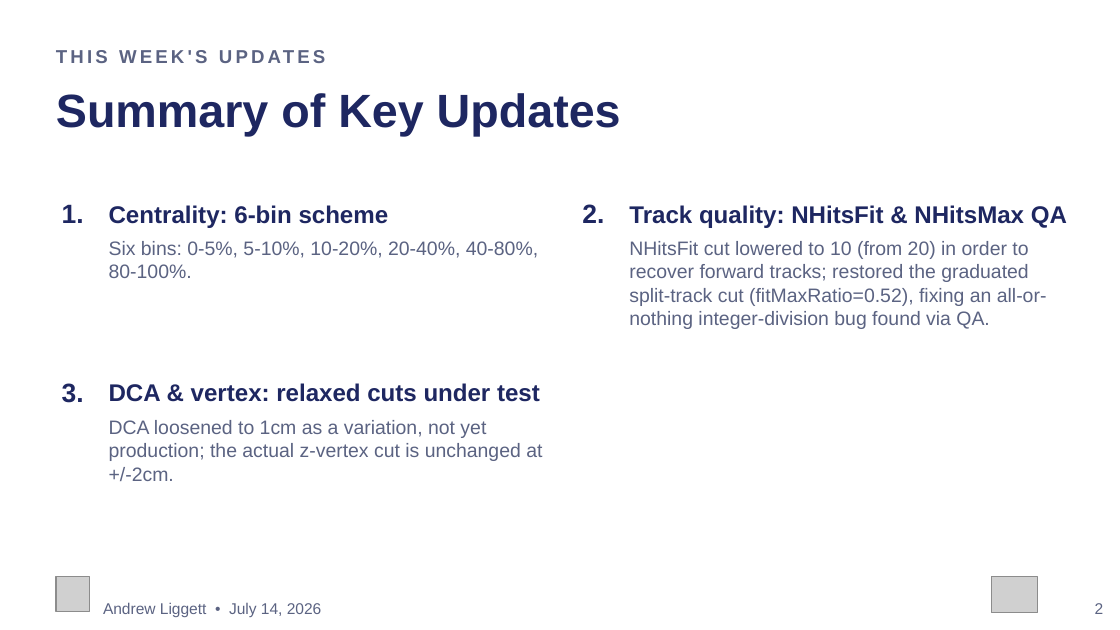
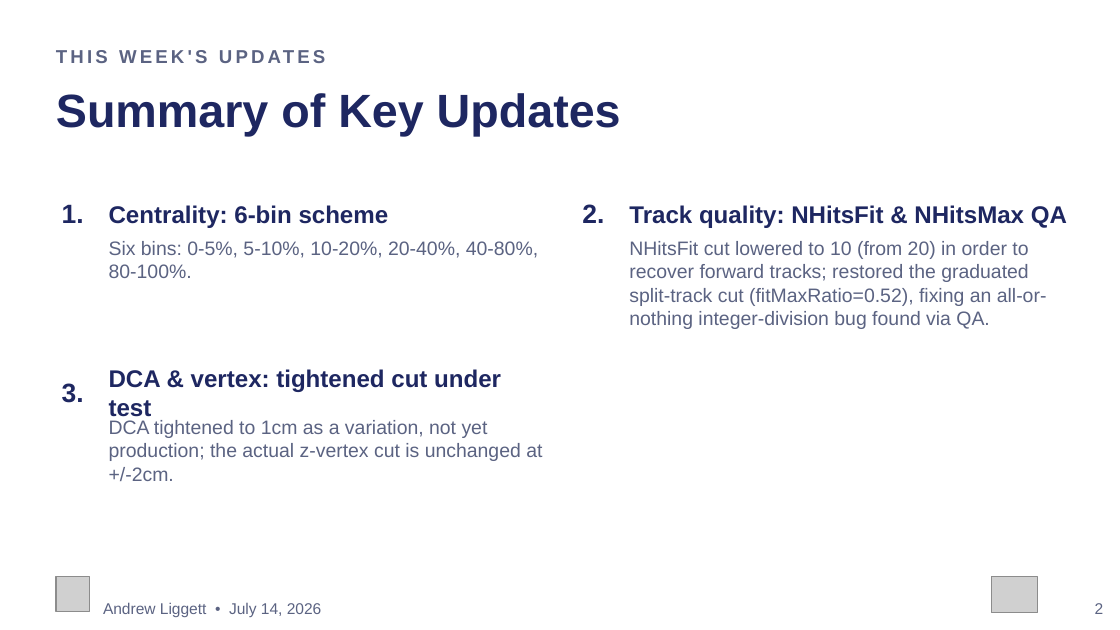
Before and after one commit to liggett2820/lightflavorspectra_OO200, a slide deck: slide 2 of docs/OO200_Spectra_Status_Update.pptx. Drawn at 1120x630 pixels with LibreOffice and Linux fonts; fonts in the diff are those of the drawing; grey boxes stand for pictures. Boxes give left, top, right and bottom in pixels: in the first picture for what was removed or moved away, otherwise in the second. Text is boxed around its words. In the diff, an @@ line names an element or a change of style, - is before the commit and + after.

Commit message:
Fix DCA bullet: tightened (not loosened) to 1cm from 3cm

```diff
--- a/docs/OO200_Spectra_Status_Update.pptx
+++ b/docs/OO200_Spectra_Status_Update.pptx
@@ text at bbox=[109, 369, 501, 422]: text changed @@
-DCA & vertex: relaxed cuts under test
+DCA & vertex: tightened cut under test
@@ text at bbox=[109, 420, 542, 481]: text changed @@
-DCA loosened to 1cm as a variation, not yet production; the actual z-vertex cut is unchanged at +/-2cm.
+DCA tightened to 1cm as a variation, not yet production; the actual z-vertex cut is unchanged at +/-2cm.
```
